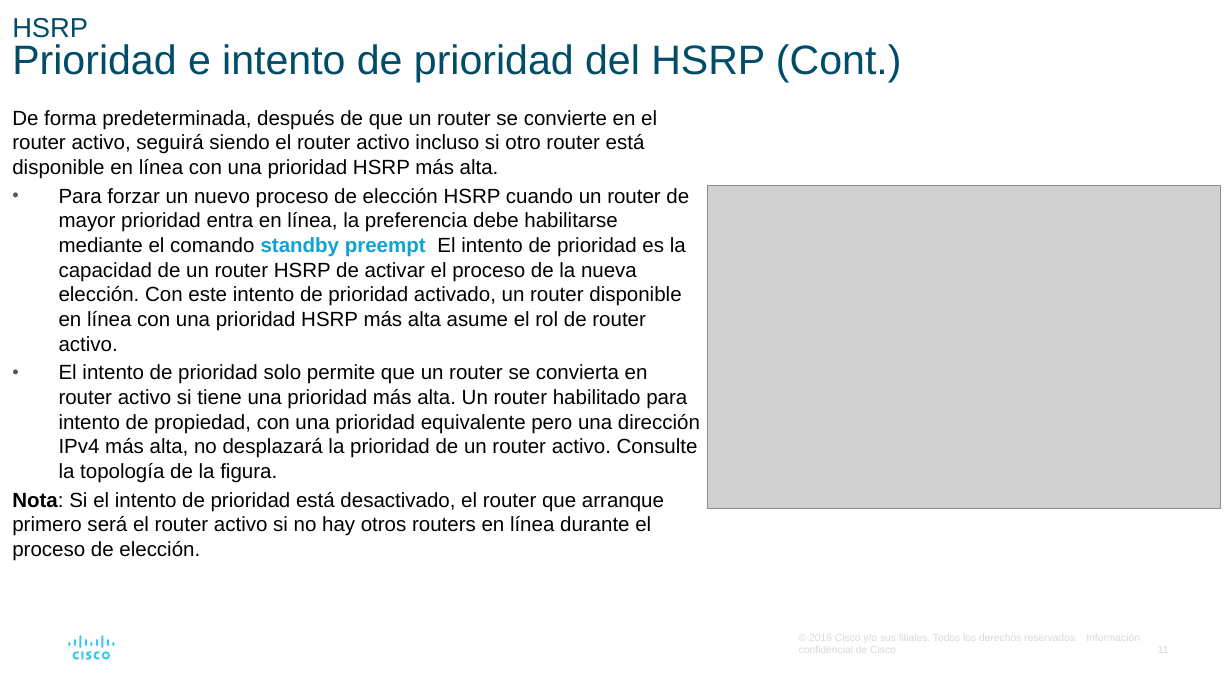
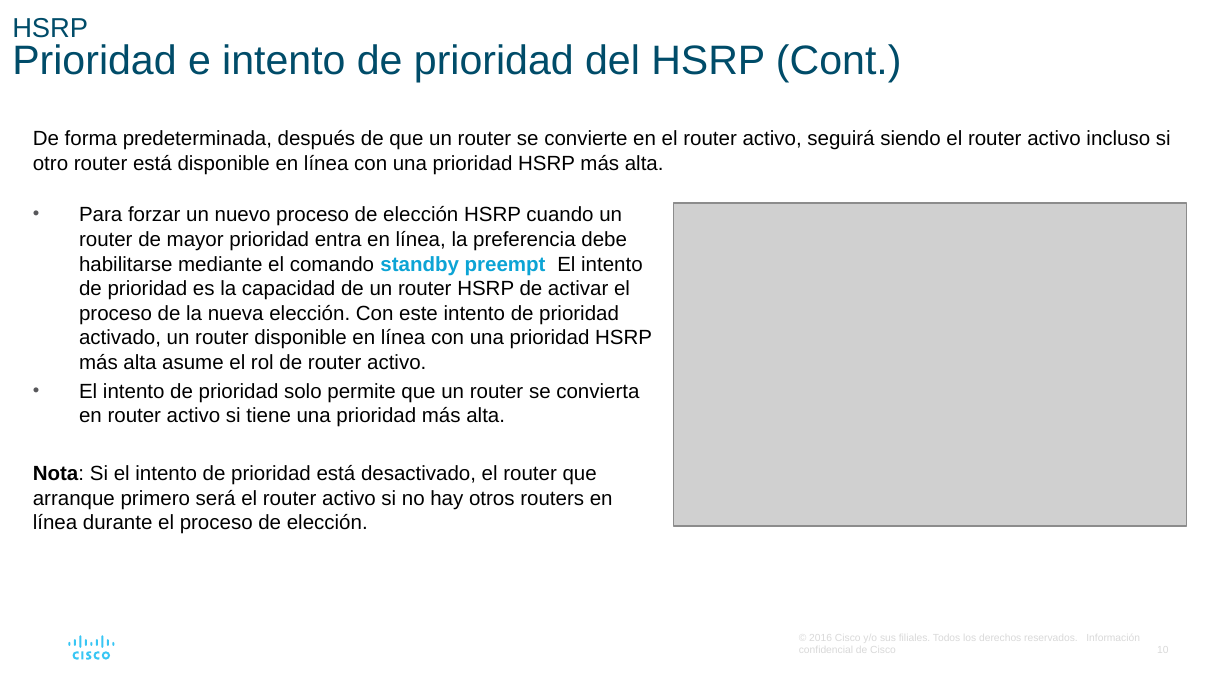
Before and after one commit to lizetheP/WAN, a slide deck: slide 10 of EjerciciosResueltos/Modulo1/1_4_HSRP/FHRP.pptx (slide 11 before the commit). Drawn at 1232x693 pixels with LibreOffice and Linux fonts; fonts in the diff are those of the drawing; grey boxes stand for pictures. Boxes give left, top, right and bottom in pixels: in the first picture for what was removed or moved away, otherwise in the second. Text is boxed around its words. In the diff, an @@ line names an element or a change of style, - is before the commit and + after.

```diff
--- a/EjerciciosResueltos/Modulo1/1_4_HSRP/FHRP.pptx
+++ b/EjerciciosResueltos/Modulo1/1_4_HSRP/FHRP.pptx
@@ text at [12, 110, 657, 179]: paragraph removed @@
-De forma predeterminada, después de que un router se convierte en el router activo, seguirá siendo el router activo incluso si otro router está disponible en línea con una prioridad HSRP más alta.
@@ text added at [33, 130, 1171, 175], 12 pt, text #000000 @@
+De forma predeterminada, después de que un router se convierte en el router activo, seguirá siendo el router activo incluso si otro router está disponible en línea con una prioridad HSRP más alta.
@@ text "Para forzar un nuevo proceso ...": place and size @@
-text "Para forzar un nuevo proceso ..." at [12, 110, 700, 561]
+text "Para forzar un nuevo proceso ..." at [33, 206, 652, 534]
@@ picture: place and size @@
-picture at [707, 186, 1221, 509]
+picture at [674, 203, 1188, 526]
@@ text at [79, 383, 639, 427]: text changed @@
-• El intento de prioridad solo permite que un router se convierta en router activo si tiene una prioridad más alta. Un router habilitado para intento de propiedad, con una prioridad equivalente pero una dirección IPv4 más alta, no desplazará la prioridad de un router activo. Consulte la topología de la figura.
+• El intento de prioridad solo permite que un router se convierta en router activo si tiene una prioridad más alta.
```
Also in this commit, not shown: 5 other slides changed, 2 slides removed, 12 other files.
